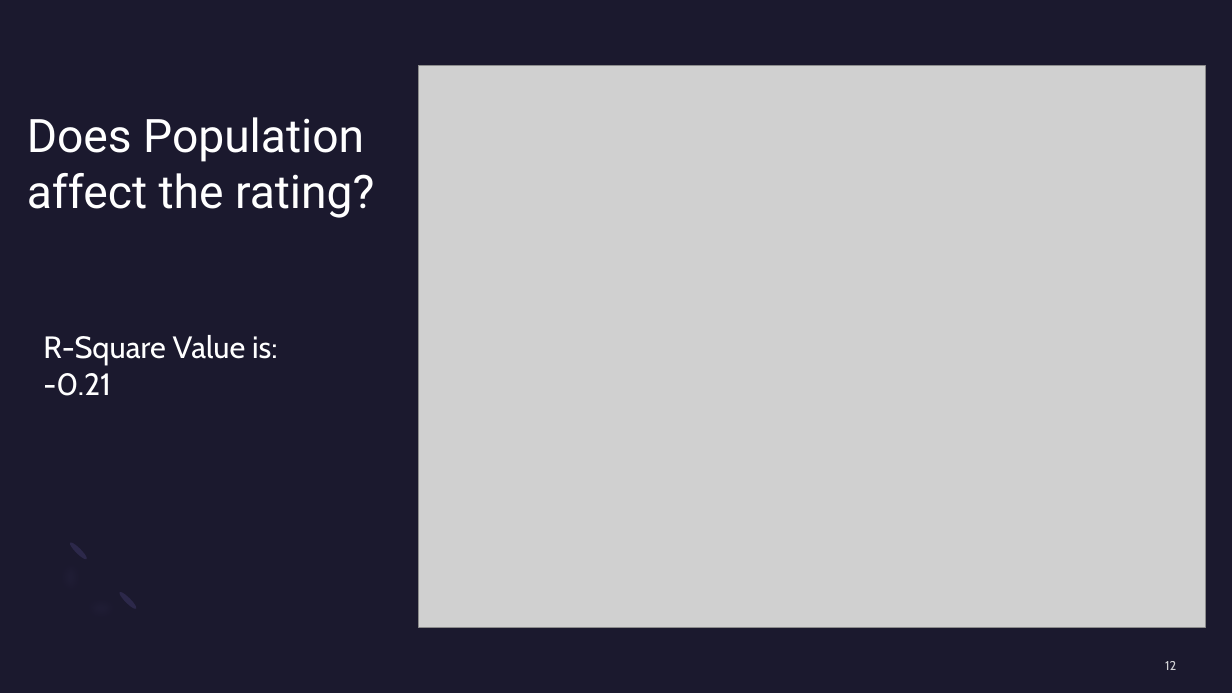
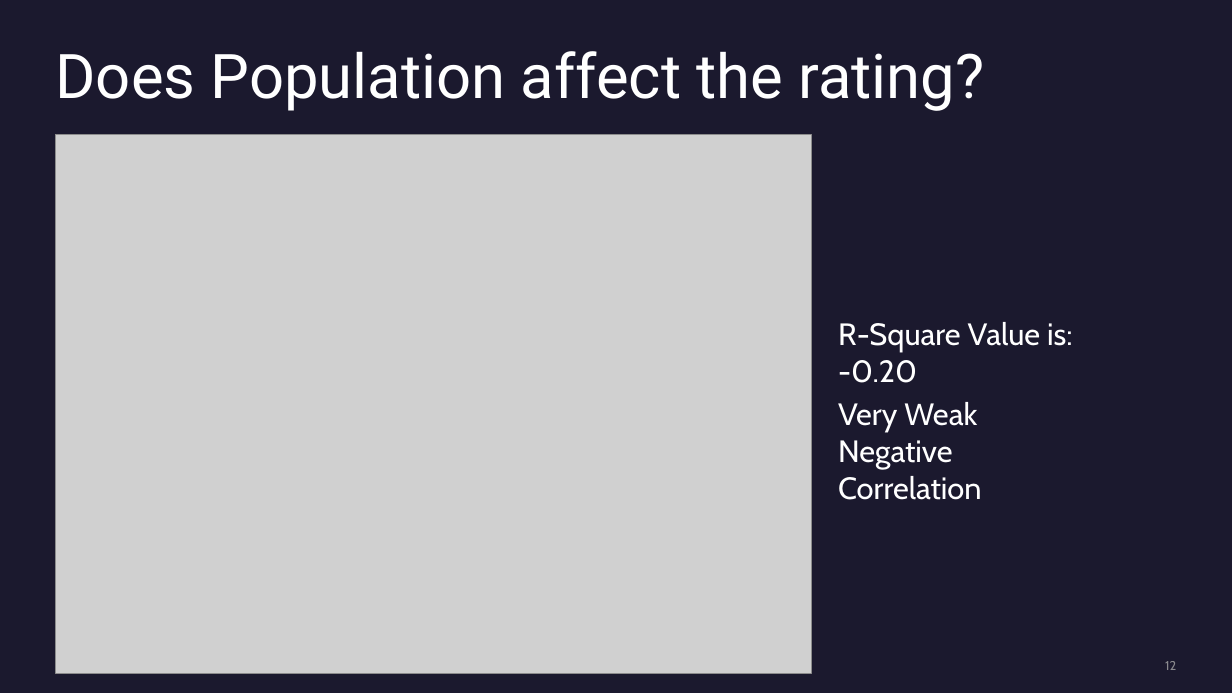
Before and after one commit to mward95/Restaurant_API, a slide deck: slide 12 of Sanjay Dabra/Presentation1.pptx. Drawn at 1232x693 pixels with LibreOffice and Linux fonts; fonts in the diff are those of the drawing; grey boxes stand for pictures. Boxes give left, top, right and bottom in pixels: in the first picture for what was removed or moved away, otherwise in the second. Text is boxed around its words. In the diff, an @@ line names an element or a change of style, - is before the commit and + after.

```diff
--- a/Sanjay Dabra/Presentation1.pptx
+++ b/Sanjay Dabra/Presentation1.pptx
@@ title "Does Population affect the rating?": place and size @@
-title "Does Population affect the rating?" at (27, 117, 374, 218)
+title "Does Population affect the rating?" at (56, 51, 984, 111)
@@ title "Does Population affect the rating?" at (56, 51, 984, 111): size 36 to 48 pt; line spacing 1 to 0.9; vertical alignment bottom to top @@
@@ picture: place and size @@
-picture at (419, 66, 1206, 627)
+picture at (55, 134, 811, 673)
@@ text at (838, 322, 1073, 383): text changed @@
-R-Square Value is: -0.21
+R-Square Value is: -0.20
@@ text added at (838, 402, 981, 500), 24 pt, text #FFFFFF @@
+Very Weak Negative
+Correlation
@@ ellipse removed at (68, 540, 89, 561) @@
@@ ellipse removed at (117, 590, 138, 611) @@
@@ page number at (1165, 661, 1176, 670): text colour #FFFFFF at 80% opacity to #A6A6A6 at 80% opacity; less space between paragraphs @@
```
Also in this commit, not shown: 6 other slides changed, 4 slides added, 3 slides removed.
